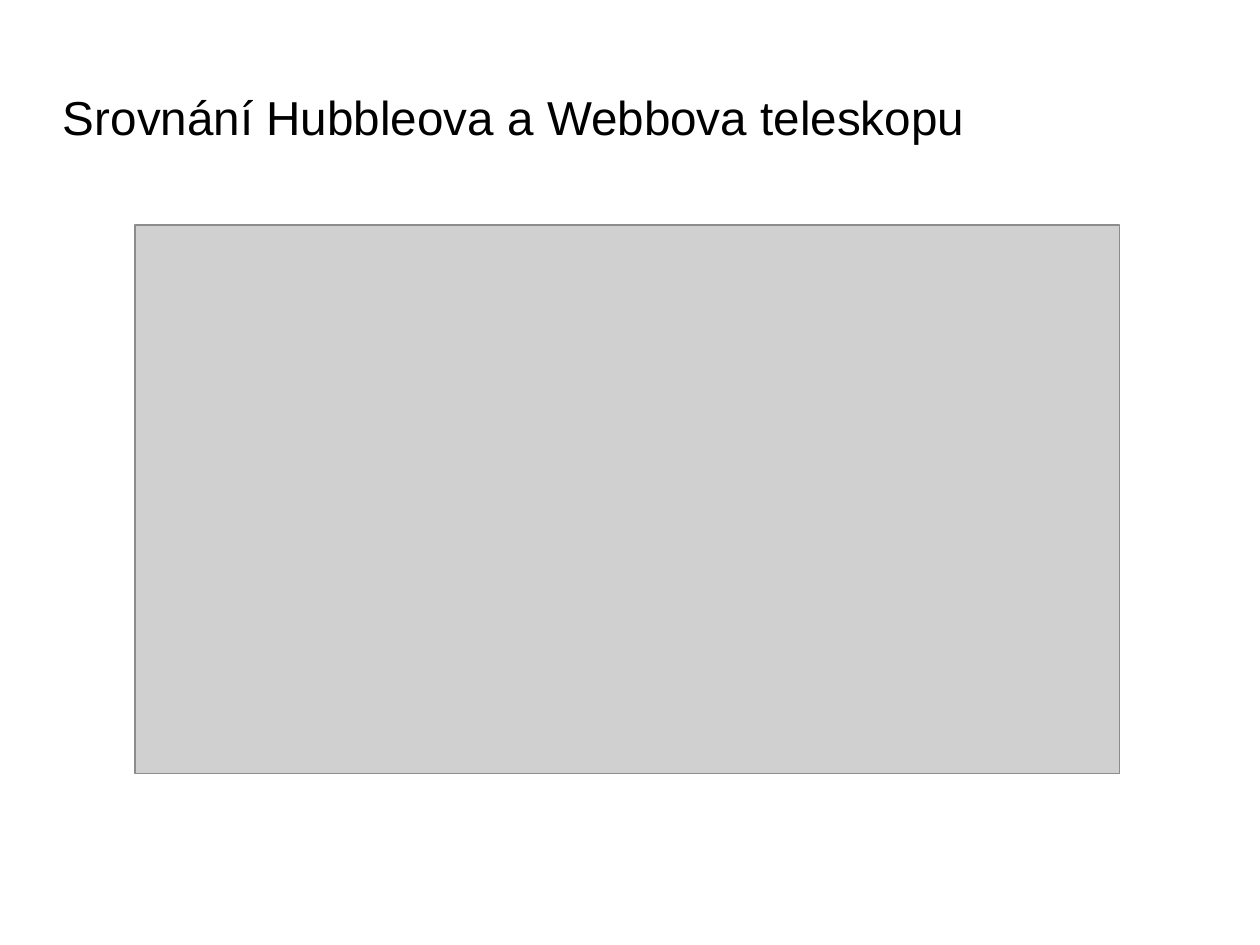
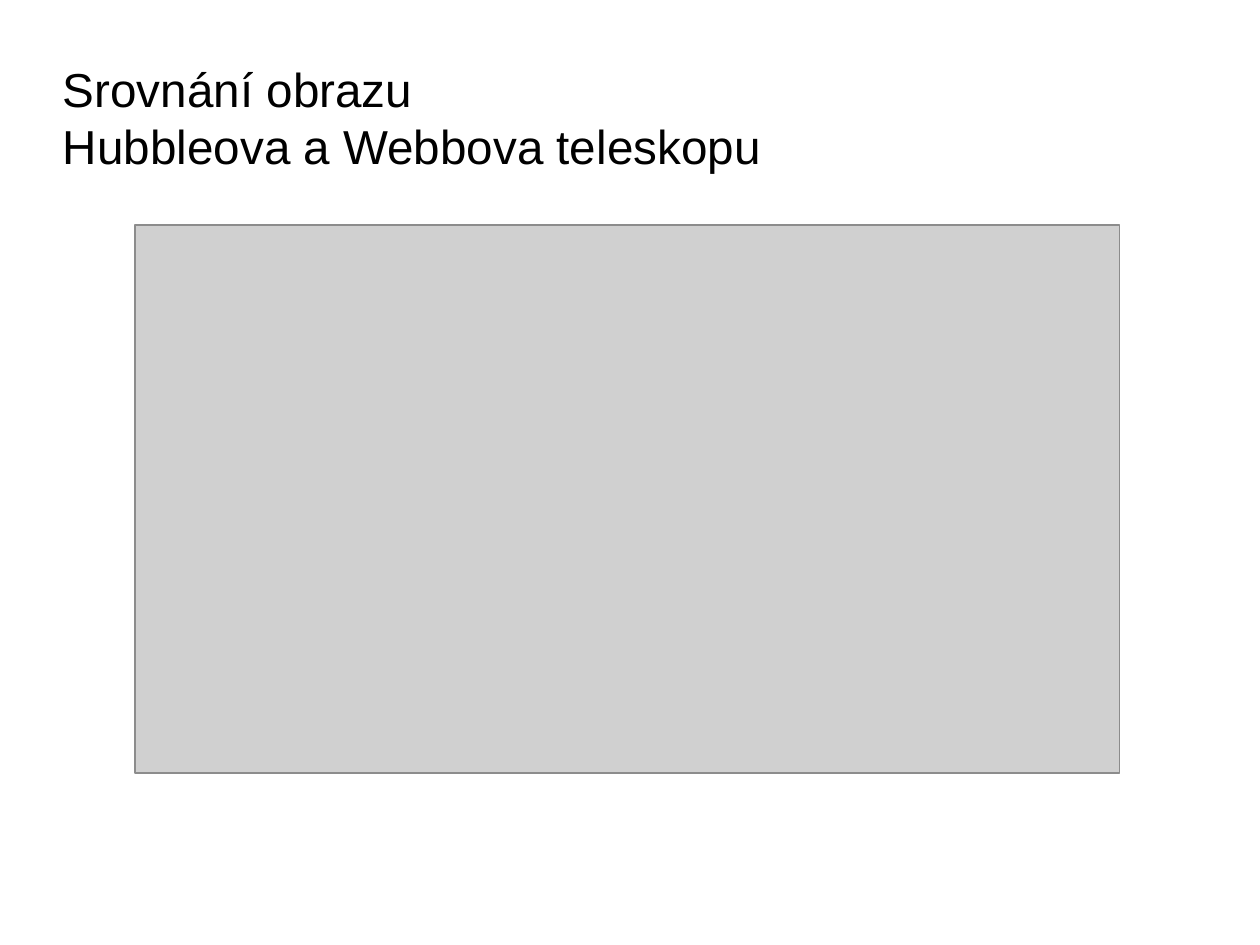
Before and after one commit to fast4shoot/FYO2015, a slide deck: slide 20 of slides/slides.odp (slide 18 before the commit). Drawn at 1260x945 pixels with LibreOffice and Linux fonts; fonts in the diff are those of the drawing; grey boxes stand for pictures; background and template pictures are left out. Boxes give left, top, right and bottom in pixels: in the first picture for what was removed or moved away, otherwise in the second. Text is boxed around its words. In the diff, an @@ line names an element or a change of style, - is before the commit and + after.

```diff
--- a/slides/slides.odp
+++ b/slides/slides.odp
@@ text at (63, 72, 761, 173): text changed @@
-Srovnání Hubbleova a Webbova teleskopu
+Srovnání obrazu
+Hubbleova a Webbova teleskopu
```
Also in this commit, not shown: 10 other slides changed, 6 slides added, 4 slides removed, 2 other files.
